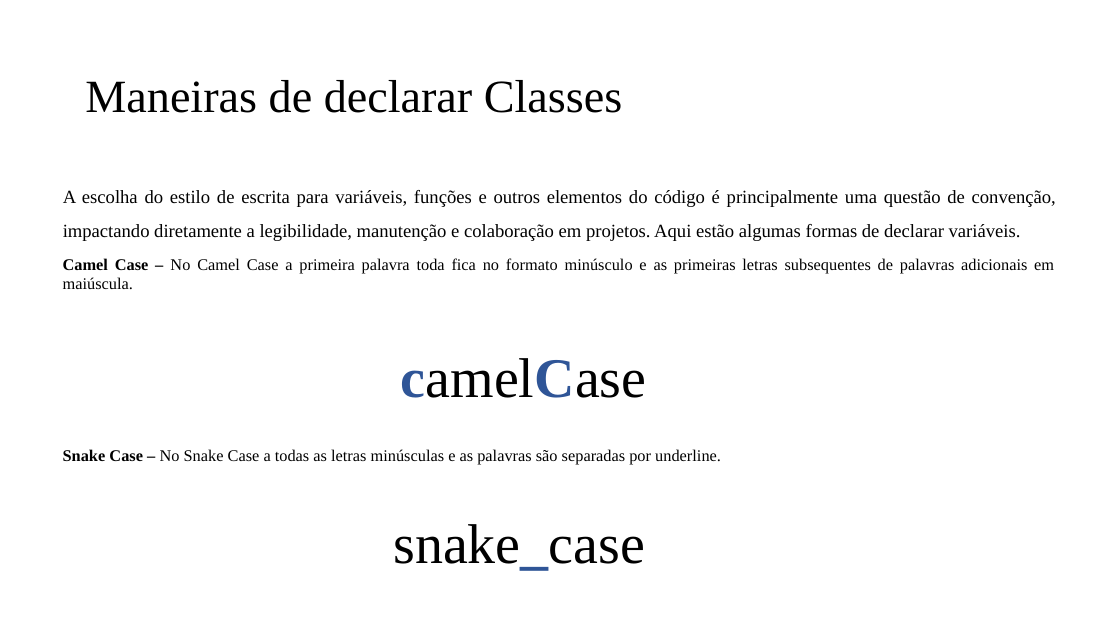
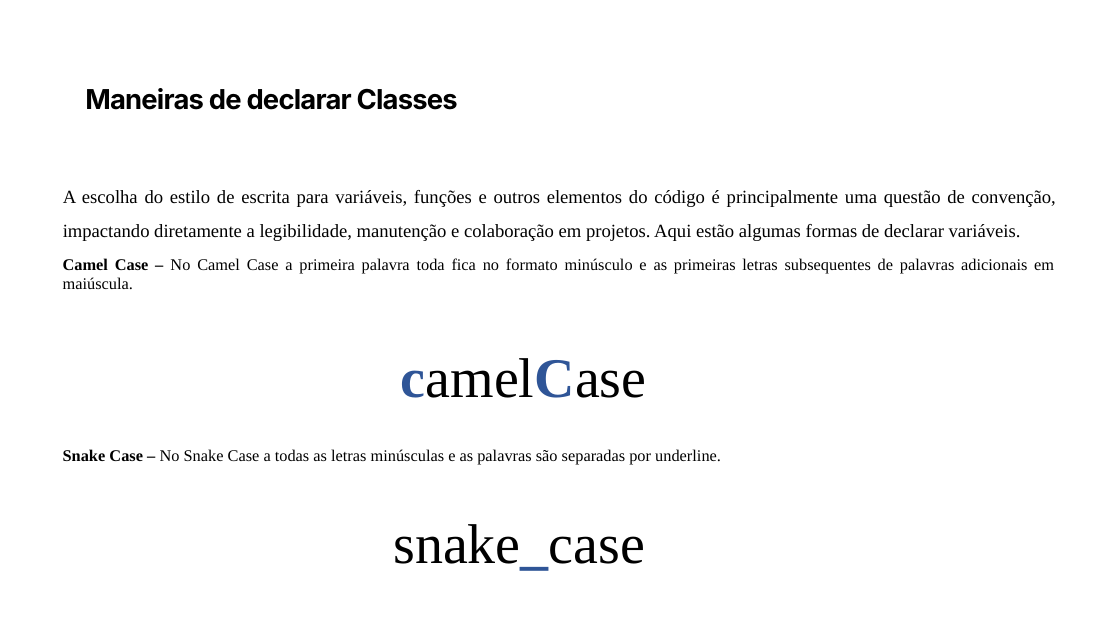
Before and after one commit to PedroMiho/UMC, a slide deck: slide 8 of Software Básico/Aula 02 - Algoritmos/Aula 02 - Variaveis.pptx. Drawn at 1120x630 pixels with LibreOffice and Linux fonts; fonts in the diff are those of the drawing; background and template pictures are left out. Boxes give left, top, right and bottom in pixels: in the first picture for what was removed or moved away, otherwise in the second. Text is boxed around its words. In the diff, an @@ line names an element or a change of style, - is before the commit and + after.

```diff
--- a/Software Básico/Aula 02 - Algoritmos/Aula 02 - Variaveis.pptx
+++ b/Software Básico/Aula 02 - Algoritmos/Aula 02 - Variaveis.pptx
@@ title "Maneiras de declarar Classes" at box(85, 88, 458, 110): size 39.6 to 23.5 pt, font Times New Roman to Inter, letter spacing 0 to -0.7 pt, bold on; line spacing 0.9 to 1.04 @@
```
Also in this commit, not shown: 6 other slides changed.
